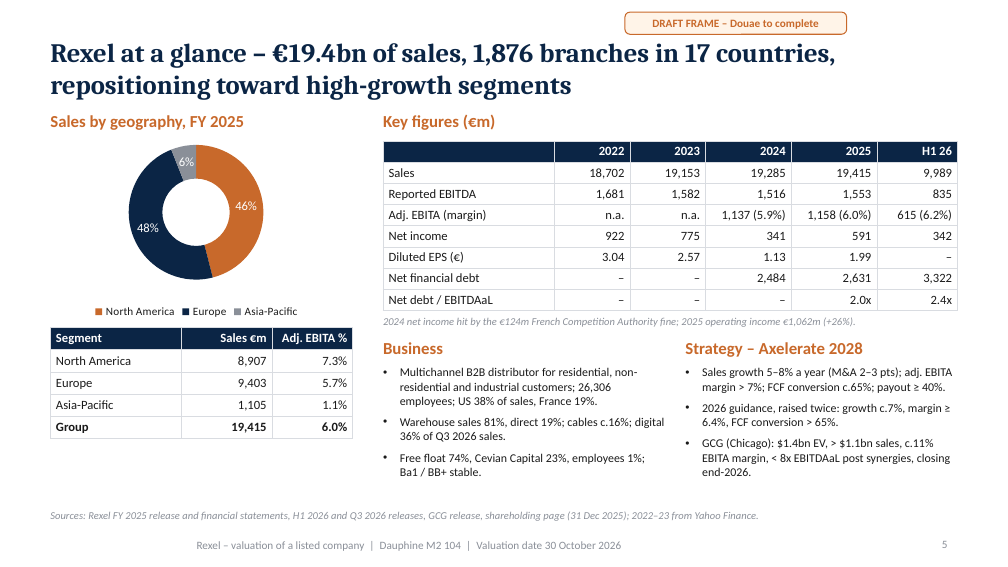
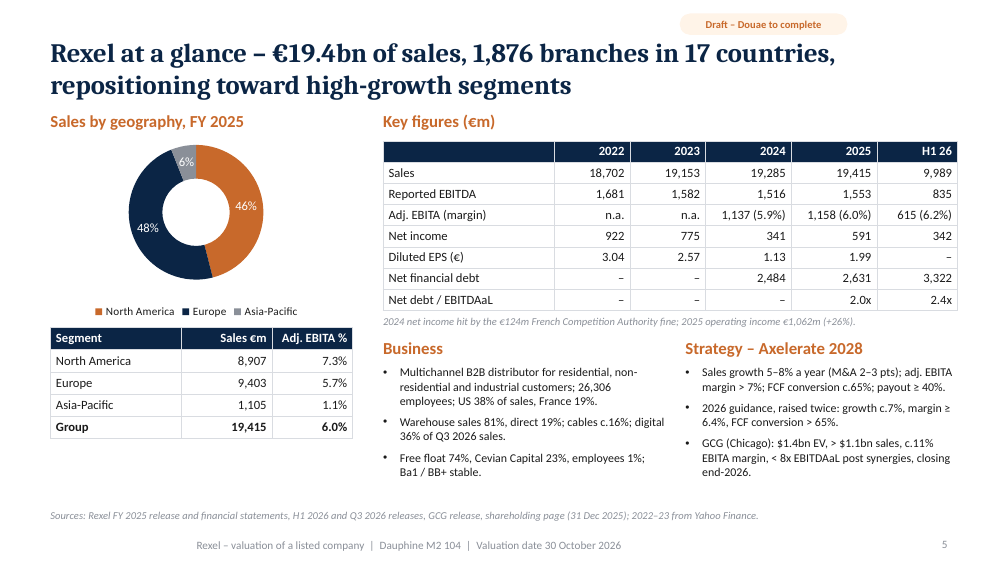
Before and after one commit to marwanferreira/rexel-valuation, a slide deck: slide 5 of Rexel valuation - deck.pptx. Drawn at 1008x567 pixels with LibreOffice and Linux fonts; fonts in the diff are those of the drawing; background and template pictures are left out. Boxes give left, top, right and bottom in pixels: in the first picture for what was removed or moved away, otherwise in the second. Text is boxed around its words. In the diff, an @@ line names an element or a change of style, - is before the commit and + after.

```diff
--- a/Rexel valuation - deck.pptx
+++ b/Rexel valuation - deck.pptx
@@ rounded rectangle: place and size @@
-rounded rectangle at (625, 12, 847, 34)
+rounded rectangle at (680, 14, 847, 34)
@@ rounded rectangle at (680, 14, 847, 34): outline #C8692B 0.75 pt to #FFF4E8 1 pt; proportions changed @@
@@ text at (706, 20, 821, 30): text changed; size 8 to 7.5 pt @@
-DRAFT FRAME – Douae to complete
+Draft – Douae to complete
```
Also in this commit, not shown: 5 other slides changed, 23 other files.
